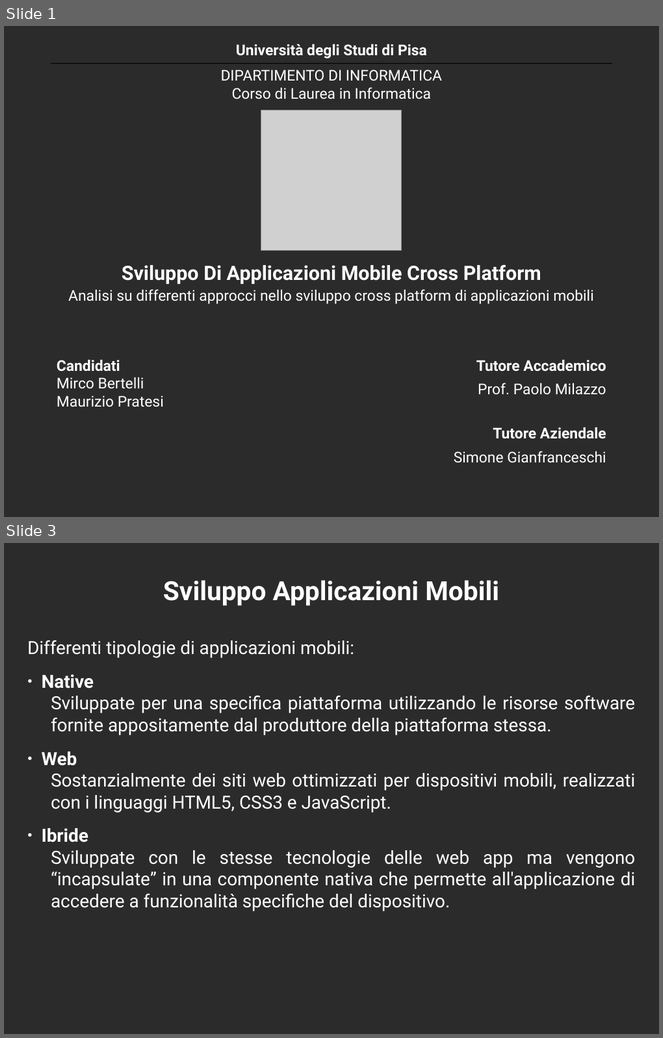
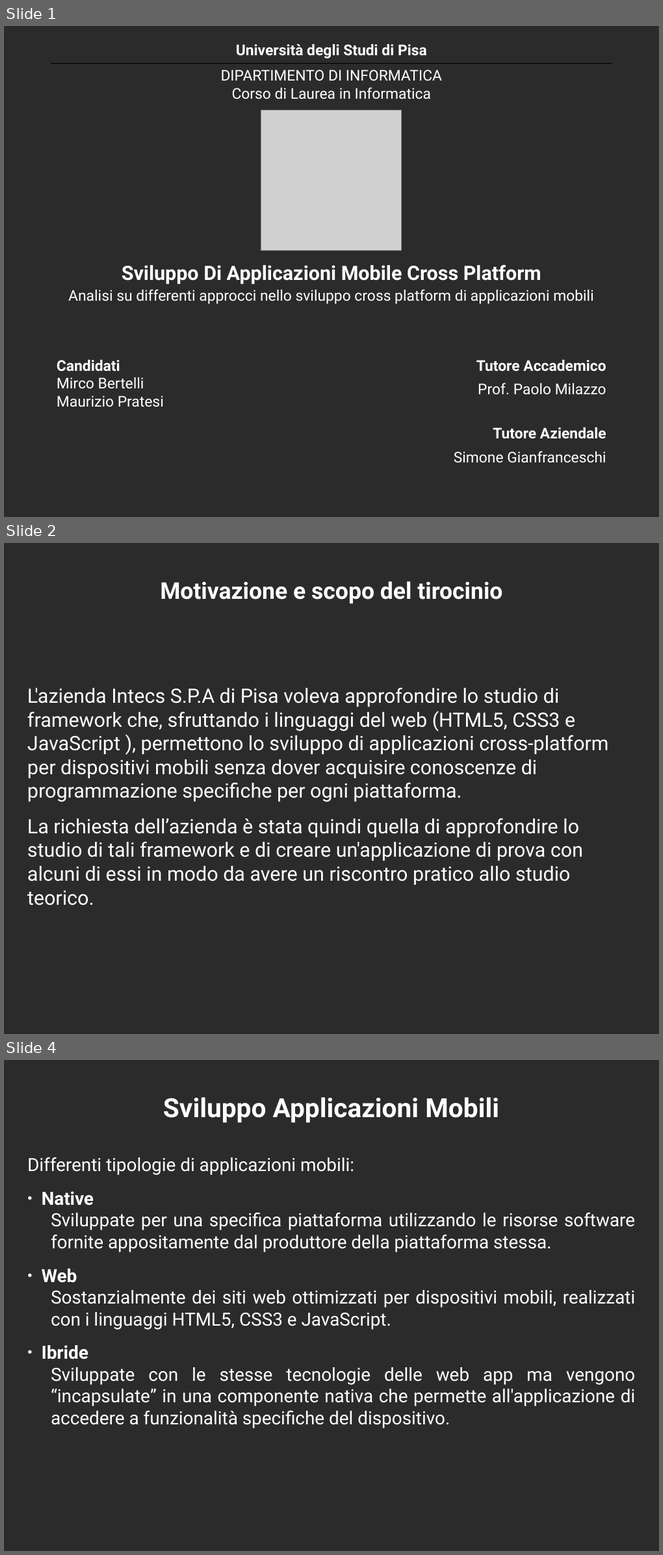
Before and after one commit to mircobe87/tesi-crossplatform, a slide deck: presentazione/presentazione.odp. Shown one above the other, each under a label of ours: slides 1 and 3 before the commit, slides 1, 2 and 4 after it; the slides between them are not shown. The pictures are 663x1038 and 663x1555 pixels, drawn with LibreOffice and Linux fonts; fonts in the diff are those of the drawing; grey boxes stand for pictures; background and template pictures are left out; a plain dark background stands for a picture behind light text. Boxes give left, top, right and bottom in pixels: in the first picture for what was removed or moved away, otherwise in the second. Text is boxed around its words. In the diff, an @@ line names an element or a change of style, - is before the commit and + after.

Commit message:
aggiunte due diapositive (ne va scelta una tra le due) per scopo e motivazione tirocinio

```diff
--- a/presentazione/presentazione.odp
+++ b/presentazione/presentazione.odp
@@ slide 2 added at box(4, 543, 659, 1034), background picture (left out) @@
@@ title added at box(160, 581, 503, 604), 28 pt, text #FFFFFF, bold @@
+Motivazione e scopo del tirocinio
@@ text added at box(27, 688, 608, 906), 24 pt, text #FFFFFF @@
+L'azienda Intecs S.P.A di Pisa voleva approfondire lo studio di framework che, sfruttando i linguaggi del web (HTML5, CSS3 e JavaScript ), permettono lo sviluppo di applicazioni cross-platform per dispositivi mobili senza dover acquisire conoscenze di programmazione specifiche per ogni piattaforma.
+La richiesta dell’azienda è stata quindi quella di approfondire lo studio di tali framework e di creare un'applicazione di prova con alcuni di essi in modo da avere un riscontro pratico allo studio teorico.
@@ what was slide 3 is now slide 4 @@
```
Also in this commit, not shown: 1 other slide added, 1 slide removed.
